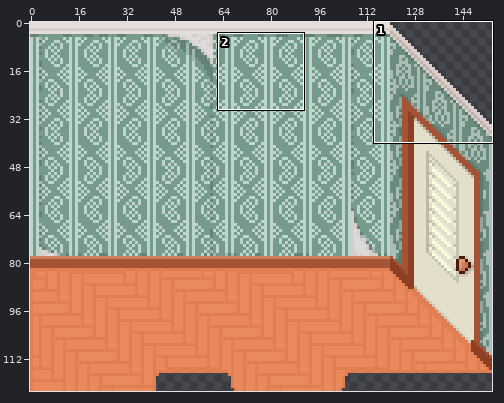
A pixel-art file gets an edit: _Soyka/water_district_apartments_hall.aseprite. Above: a wide view before the commit, with the close-up outlined.
Close-up. Before:
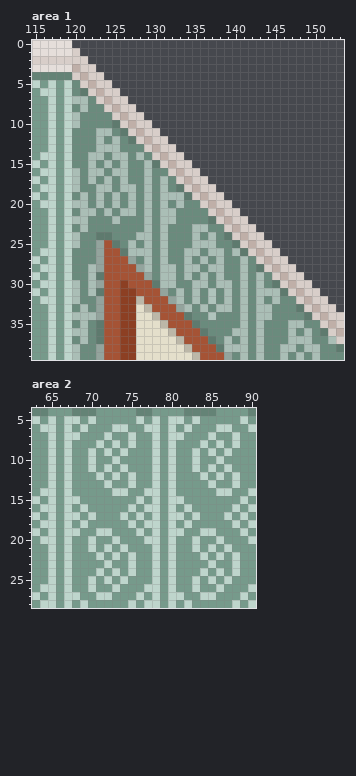
154x123 pixels, 1 frame. Colours within 5 levels of each other are drawn and written as one. Shown: area 1: x 115..153, y 0..39; area 2: x 63..90, y 4..28. The commit also changed other parts of the picture, which this record leaves out.
Now the later version:
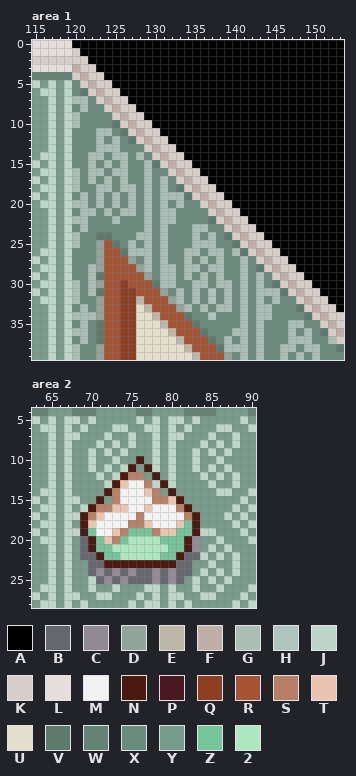
Palette (. is transparent): A #000000  B #66666e  C #918a95  D #93a49d  E #bcb7a8  F #bfafa8  G #aabeb6  H #afc4bc  J #bed5cc  K #d8cec9  L #e5deda  M #f2f2f2  N #4c190f  P #4c1822  Q #8c3f23  R #a55335  S #b77f66  T #eac4af  U #e4dfcb  V #5e7a6e  W #648376  X #6a8b7d  Y #769a8b  Z #75c49a  2 #aee8c1
Difference:
layer "Layer 8" added
layer "WALLS" added
layer "LAMP" added
layer "Flattened" removed
Changed rows in their new state; - is an unchanged pixel.
Area 1, layer "Layer 8":
first column x 120:
 0 AAAAAAAAAAAAAAAAAAAAAAAAAAAAAAAAAA
 1 -AAAAAAAAAAAAAAAAAAAAAAAAAAAAAAAAA
 2 --AAAAAAAAAAAAAAAAAAAAAAAAAAAAAAAA
 3 ---AAAAAAAAAAAAAAAAAAAAAAAAAAAAAAA
 4 ----AAAAAAAAAAAAAAAAAAAAAAAAAAAAAA
 5 -----AAAAAAAAAAAAAAAAAAAAAAAAAAAAA
 6 ------AAAAAAAAAAAAAAAAAAAAAAAAAAAA
 7 -------AAAAAAAAAAAAAAAAAAAAAAAAAAA
 8 --------AAAAAAAAAAAAAAAAAAAAAAAAAA
 9 ---------AAAAAAAAAAAAAAAAAAAAAAAAA
10 ----------AAAAAAAAAAAAAAAAAAAAAAAA
11 -----------AAAAAAAAAAAAAAAAAAAAAAA
12 ------------AAAAAAAAAAAAAAAAAAAAAA
13 -------------AAAAAAAAAAAAAAAAAAAAA
14 --------------AAAAAAAAAAAAAAAAAAAA
15 ---------------AAAAAAAAAAAAAAAAAAA
16 ----------------AAAAAAAAAAAAAAAAAA
17 -----------------AAAAAAAAAAAAAAAAA
18 ------------------AAAAAAAAAAAAAAAA
19 -------------------AAAAAAAAAAAAAAA
20 --------------------AAAAAAAAAAAAAA
21 ---------------------AAAAAAAAAAAAA
22 ----------------------AAAAAAAAAAAA
23 -----------------------AAAAAAAAAAA
24 ------------------------AAAAAAAAAA
25 -------------------------AAAAAAAAA
26 --------------------------AAAAAAAA
27 ---------------------------AAAAAAA
28 ----------------------------AAAAAA
29 -----------------------------AAAAA
30 ------------------------------AAAA
31 -------------------------------AAA
32 --------------------------------AA
33 ---------------------------------A
Area 2, layer "LAMP":
first column x 69:
10 -------N-------
11 ------N-N------
12 -----NSS-N-----
13 ----NTMMS-N----
14 ---NSMMMTS-N---
15 --N-SMMMMSSTN--
16 -NSSTTMMTMMMSN-
17 NSTMMMMSMMMMMSN
18 NTMMMMSSTMMMTZN
19 PZMMTSZZZSTTZZN
20 BNZTSZ2222ZZZNC
21 BNZZ2222222ZZNC
22 BBNZZ22222ZZNBB
23 -BBNNNNNNNNNBB-
24 -BCBCBCBBCBCBB-
25 --BCBCBBBCBCB--
Where, in picture pixels (left, top, right, bottom), the same in both close-ups:
added: (72, 40, 344, 312)
changed: (80, 456, 200, 584)
